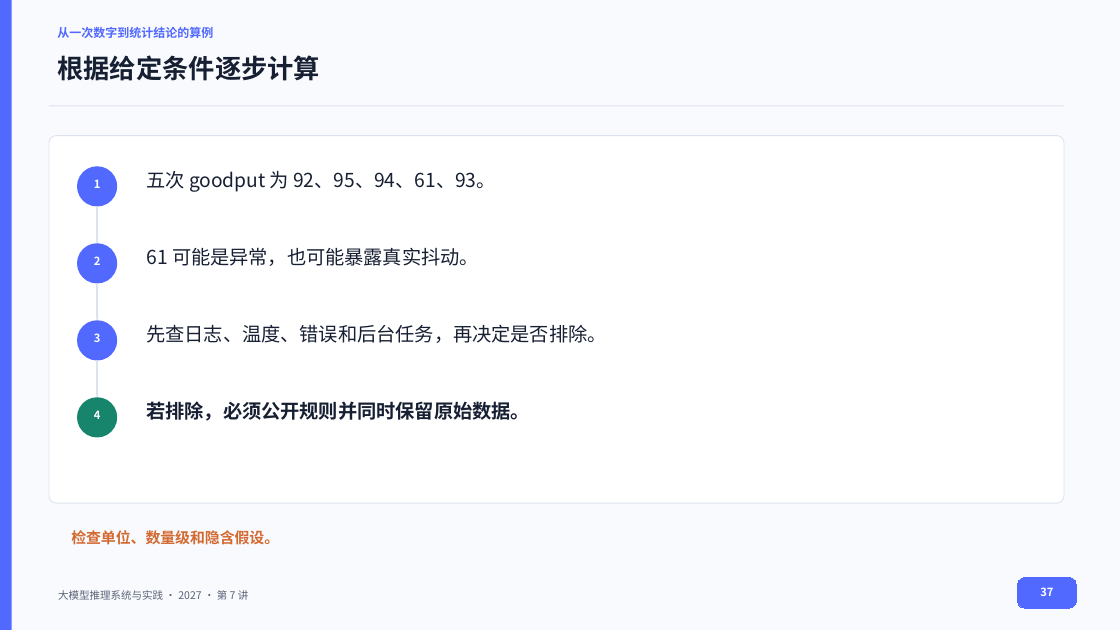
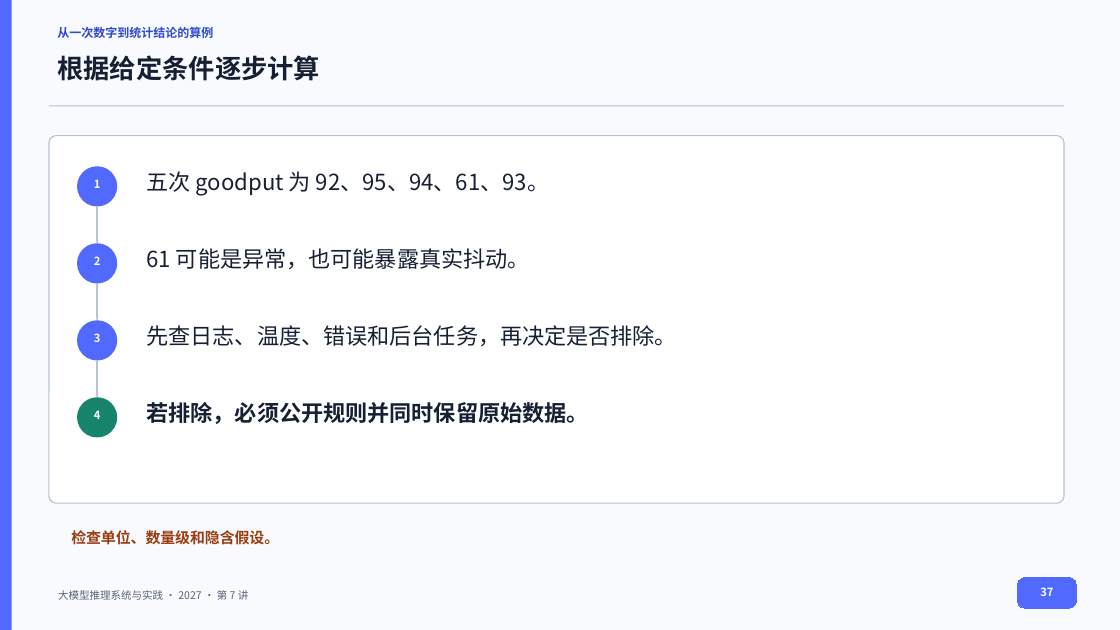
Before and after one commit to vLLM-HUST/intro-to-llm-inference-engines, a slide deck: slide 37 of build/slides/2027/lectures-8-pptx/第07讲_论文比较与实验验证.pptx. Drawn at 1120x630 pixels with LibreOffice and Linux fonts; fonts in the diff are those of the drawing. Boxes give left, top, right and bottom in pixels: in the first picture for what was removed or moved away, otherwise in the second. Text is boxed around its words. In the diff, an @@ line names an element or a change of style, - is before the commit and + after.

```diff
--- a/build/slides/2027/lectures-8-pptx/第07讲_论文比较与实验验证.pptx
+++ b/build/slides/2027/lectures-8-pptx/第07讲_论文比较与实验验证.pptx
@@ text "从一次数字到统计结论的算例" at (57, 27, 213, 38): text colour #5269FF to #2F49D1 @@
@@ line (49, 106) - (1065, 106): stroke #DDE3EE 0.75 pt to #B7C2D3 0.94 pt @@
@@ rounded rectangle at (49, 135, 1064, 503): outline #DDE3EE 0.75 pt to #B7C2D3 0.94 pt @@
@@ line (97, 207) - (97, 244): stroke #DDE3EE 1.5 pt to #B7C2D3 1.5 pt @@
@@ line (97, 284) - (97, 320): stroke #DDE3EE 1.5 pt to #B7C2D3 1.5 pt @@
@@ line (97, 360) - (97, 397): stroke #DDE3EE 1.5 pt to #B7C2D3 1.5 pt @@
@@ size 16.5 to 19 pt in 4 elements at (146, 171, 549, 196), (146, 248, 530, 269), (146, 325, 677, 346), (146, 402, 588, 424) @@
@@ text "检查单位、数量级和隐含假设。" at (71, 530, 279, 545): text colour #D36A31 to #9A3D12 @@
```
Also in this commit, not shown: 40 other slides changed, 25 other files.
